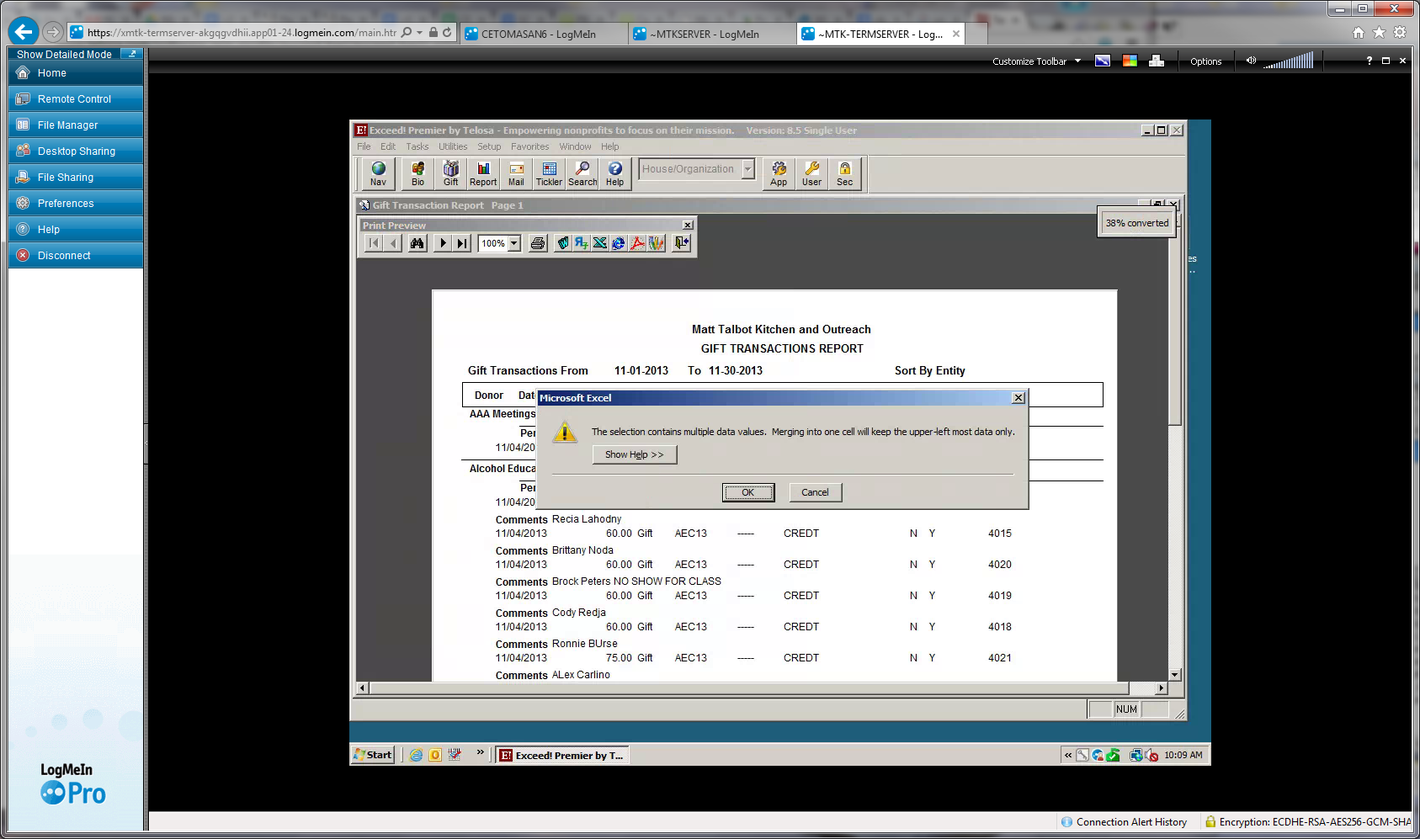
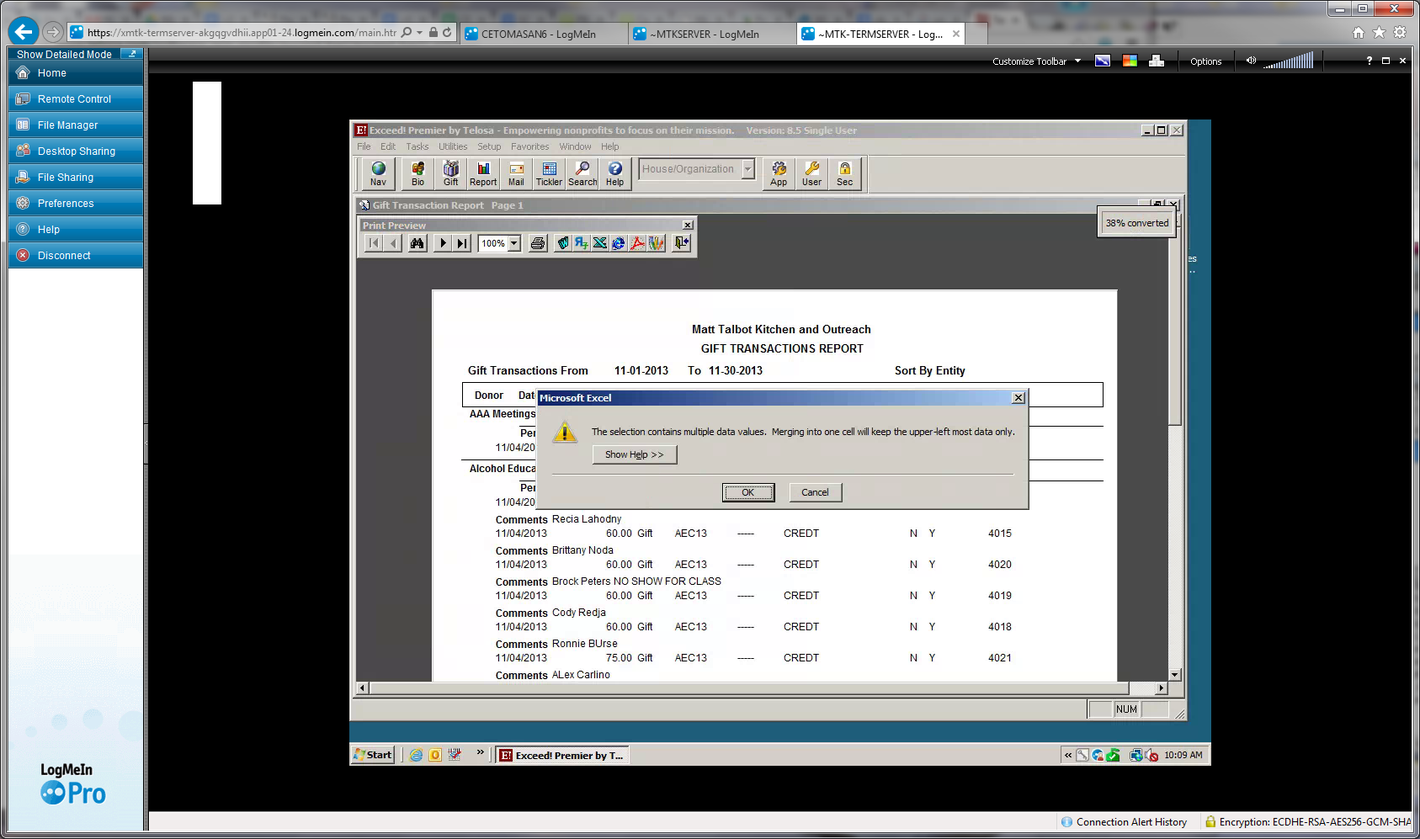
The second w=1420, h=839 image is a revision of the first. Changes to its layers:
painted on "Layer 1" over bbox(192, 81, 222, 205)
